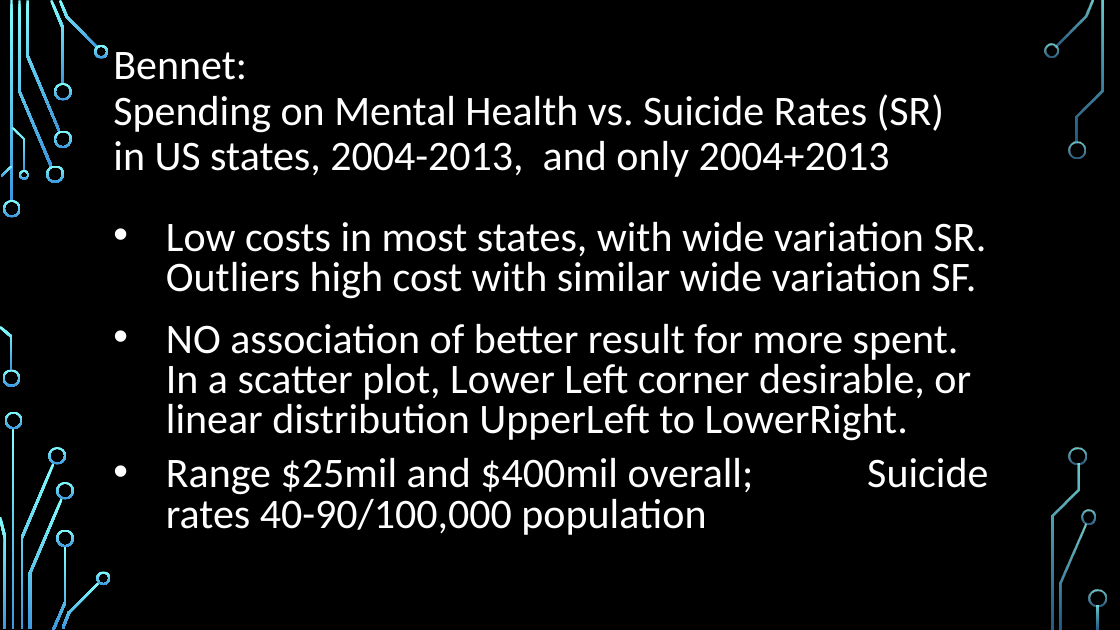
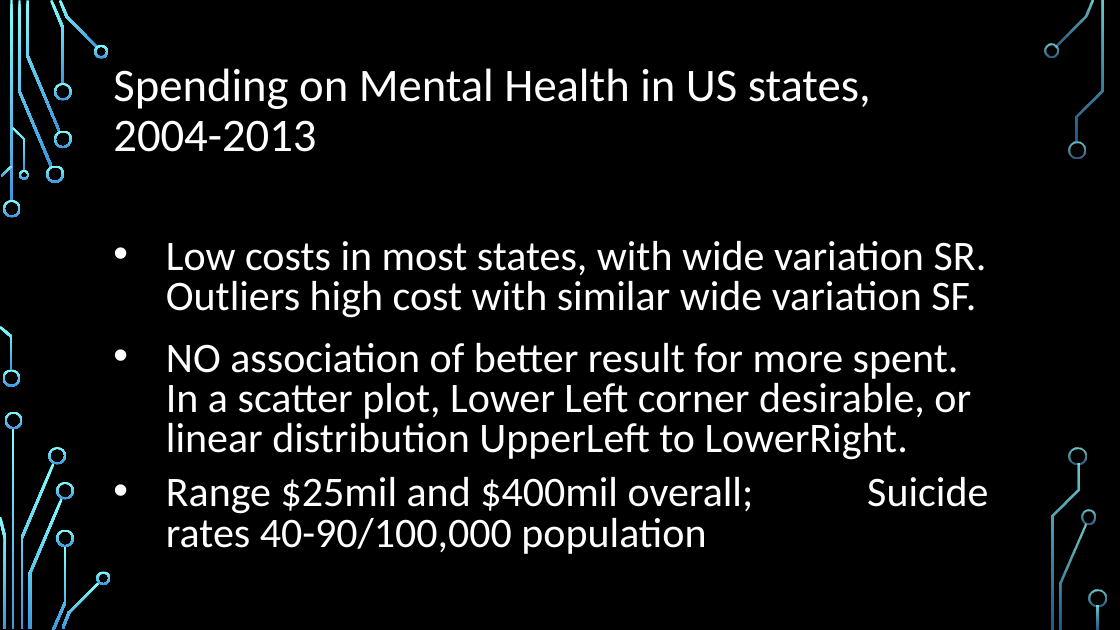
Before and after one commit to aeclaman/Project1, a slide deck: slide 21 of reports/SUICnotes.pptx (slide 16 before the commit). Drawn at 1120x630 pixels with LibreOffice and Linux fonts; fonts in the diff are those of the drawing; background and template pictures are left out. Boxes give left, top, right and bottom in pixels: in the first picture for what was removed or moved away, otherwise in the second. Text is boxed around its words. In the diff, an @@ line names an element or a change of style, - is before the commit and + after.

```diff
--- a/reports/SUICnotes.pptx
+++ b/reports/SUICnotes.pptx
@@ title at <box>113,68,871,152</box>: text changed; size 36 to 40 pt @@
-Bennet:
-Spending on Mental Health vs. Suicide Rates (SR)
-in US states, 2004-2013, and only 2004+2013
+Spending on Mental Health in US states,
+2004-2013
@@ text "Low costs in most states, ...": place and size @@
-text "Low costs in most states, ..." at <box>166,222,988,535</box>
+text "Low costs in most states, ..." at <box>166,241,988,554</box>
```
Also in this commit, not shown: 10 other slides changed, 13 slides added, 5 slides removed.
